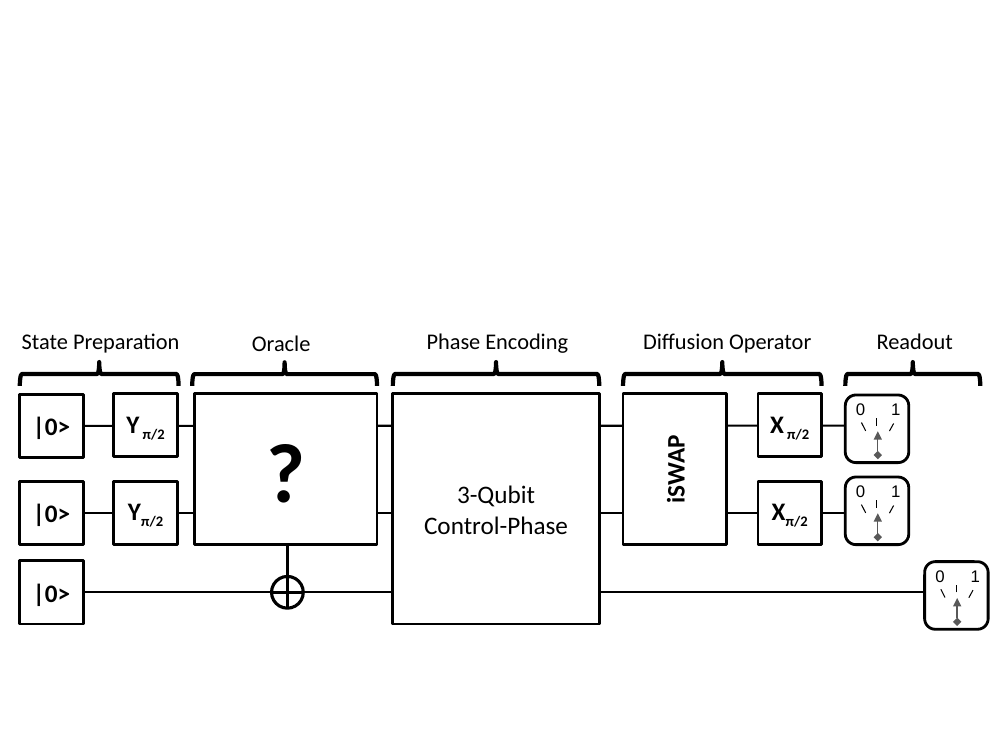
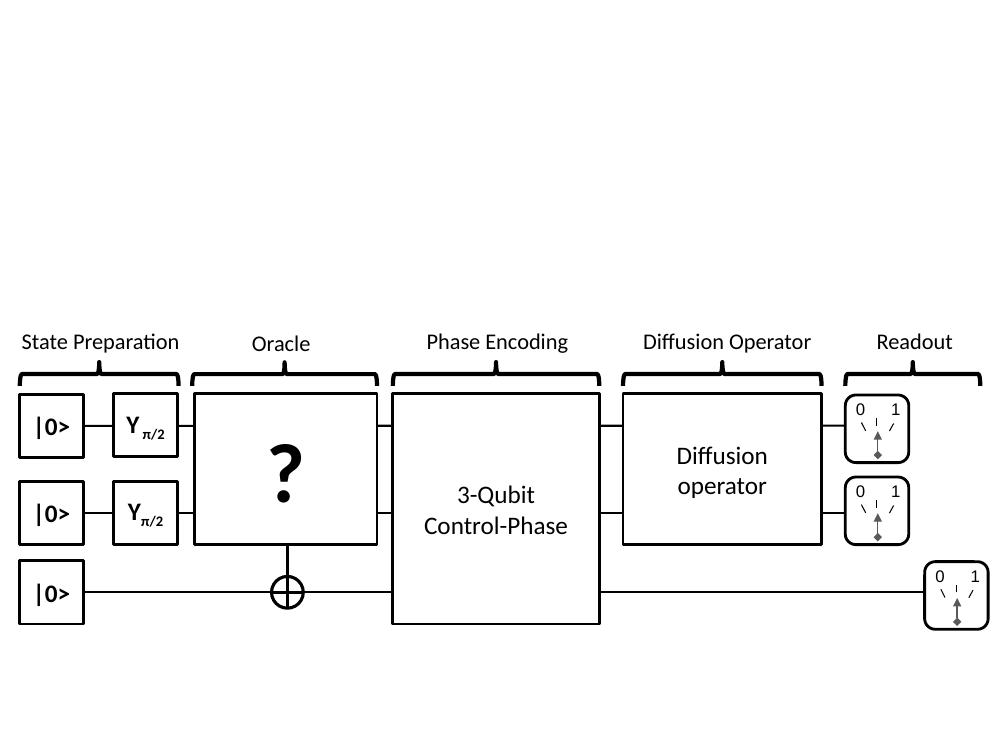
Before and after one commit to adewes/phd-thesis-physics, a slide deck: slide 2 of material/papers/grover/classical_reversible_algorithm.pptx. Drawn at 1008x756 pixels with LibreOffice and Linux fonts; fonts in the diff are those of the drawing. Boxes give left, top, right and bottom in pixels: in the first picture for what was removed or moved away, otherwise in the second. Text is boxed around its words. In the diff, an @@ line names an element or a change of style, - is before the commit and + after.

```diff
--- a/material/papers/grover/classical_reversible_algorithm.pptx
+++ b/material/papers/grover/classical_reversible_algorithm.pptx
@@ rectangle removed at [623, 394, 726, 545] @@
-iSWAP
@@ rectangle added at [623, 394, 822, 545], fill #FFFFFF, outline #000000 2 pt, 18 pt, text #000000 @@
+Diffusion operator
@@ rectangle removed at [758, 394, 822, 458] @@
-X π/2
@@ rectangle removed at [758, 481, 822, 544] @@
-Xπ/2
```
Also in this commit, not shown: 2 other slides changed, 31 other files.
